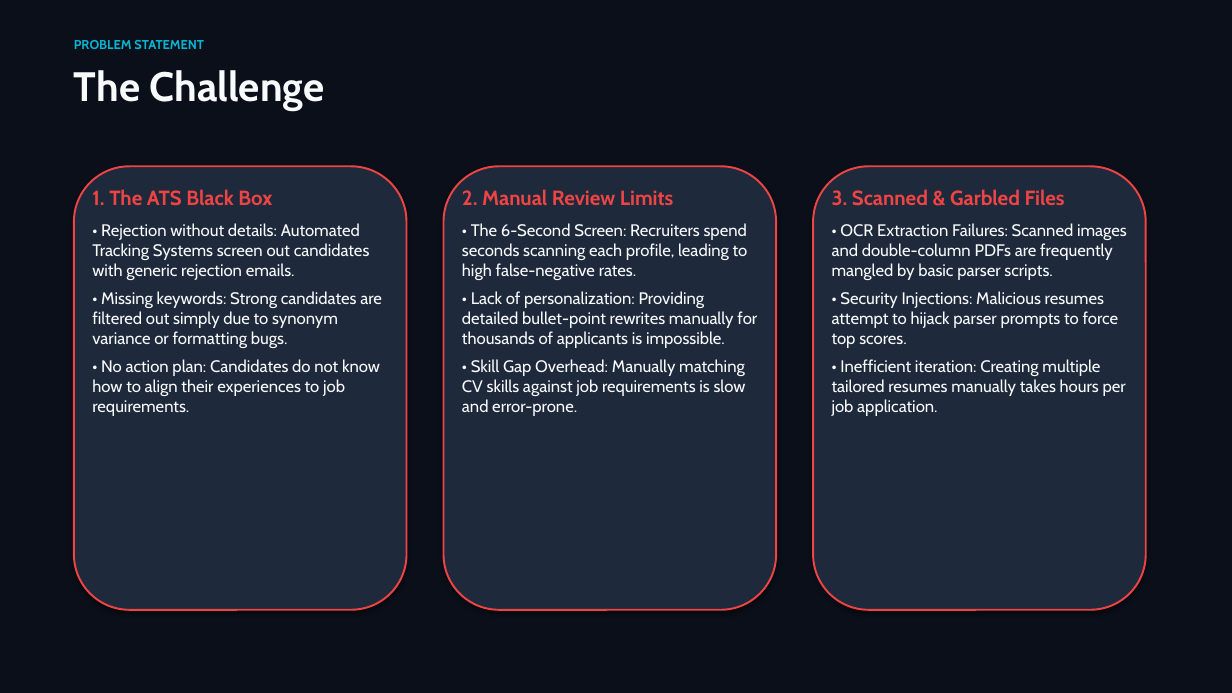
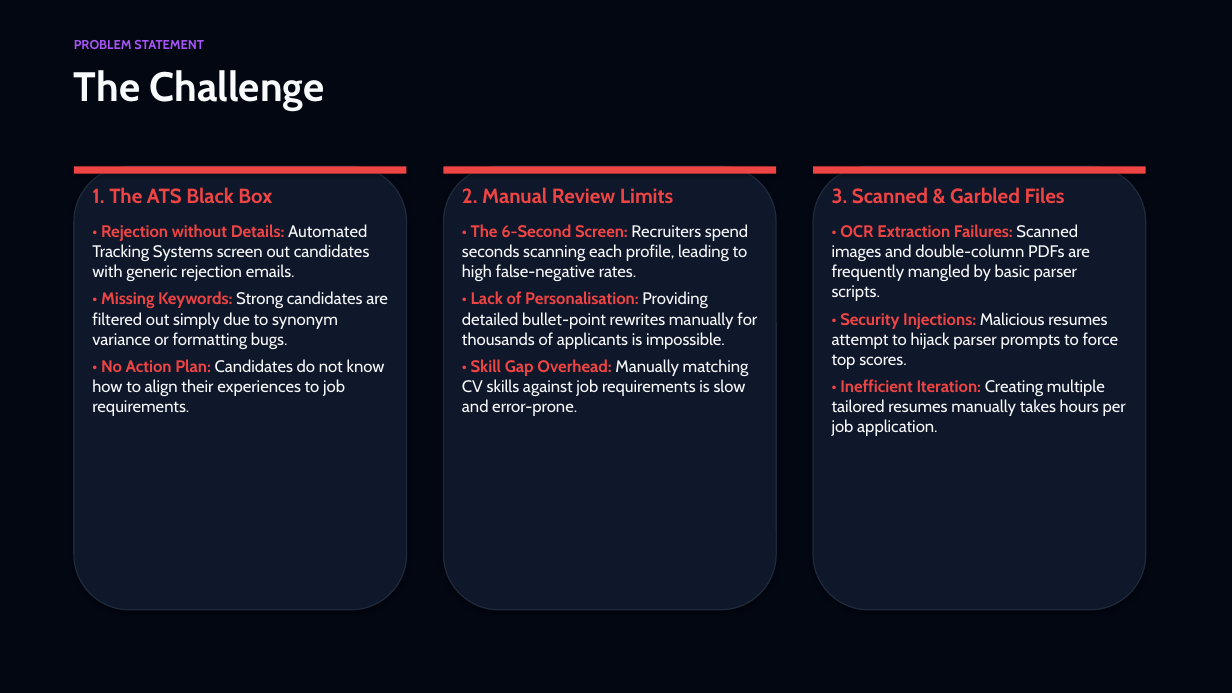
Before and after one commit to dharmrajv532-code/ResumeSensei, a slide deck: slide 3 of ResumeSensei_Presentation.pptx. Drawn at 1232x693 pixels with LibreOffice and Linux fonts; fonts in the diff are those of the drawing. Boxes give left, top, right and bottom in pixels: in the first picture for what was removed or moved away, otherwise in the second. Text is boxed around its words. In the diff, an @@ line names an element or a change of style, - is before the commit and + after.

```diff
--- a/ResumeSensei_Presentation.pptx
+++ b/ResumeSensei_Presentation.pptx
@@ background #0B0F19 to #030712 @@
@@ text "PROBLEM STATEMENT" at bbox=[74, 40, 204, 49]: text colour #06B6D4 to #A855F7 @@
@@ rectangle added at bbox=[74, 166, 407, 174], fill #EF4444 @@
@@ rectangle added at bbox=[444, 166, 776, 174], fill #EF4444 @@
@@ fill #1E293B to #0F172A; outline #EF4444 1.5 pt to #1E293B 1 pt in 3 elements at bbox=[74, 166, 407, 610], bbox=[444, 166, 776, 610], bbox=[813, 166, 1146, 610] @@
@@ rectangle added at bbox=[813, 166, 1146, 174], fill #EF4444 @@
@@ text at bbox=[92, 187, 272, 204]: more space between paragraphs @@
@@ text at bbox=[462, 187, 749, 416]: text colour #F8FAFC to #EF4444, bold on in "• The 6-Second Screen:", "• Skill Gap Overhead:"; more space between paragraphs @@
@@ text at bbox=[832, 187, 1119, 369]: text colour #F8FAFC to #EF4444, bold on in "• OCR Extraction Failures:", "• Security Injections:"; more space between paragraphs @@
@@ text at bbox=[92, 224, 388, 416]: text changed @@
-• Rejection without details: Automated Tracking Systems screen out candidates with generic rejection emails.
-• Missing keywords: Strong candidates are filtered out simply due to synonym variance or formatting bugs.
-• No action plan: Candidates do not know how to align their experiences to job requirements.
+• Rejection without Details: Automated Tracking Systems screen out candidates with generic rejection emails.
+• Missing Keywords: Strong candidates are filtered out simply due to synonym variance or formatting bugs.
+• No Action Plan: Candidates do not know how to align their experiences to job requirements.
@@ text at bbox=[462, 291, 757, 349]: text changed @@
-• Lack of personalization: Providing detailed bullet-point rewrites manually for thousands of applicants is impossible.
+• Lack of Personalisation: Providing detailed bullet-point rewrites manually for thousands of applicants is impossible.
@@ text at bbox=[832, 379, 1126, 436]: text changed @@
-• Inefficient iteration: Creating multiple tailored resumes manually takes hours per job application.
+• Inefficient Iteration: Creating multiple tailored resumes manually takes hours per job application.
```
Also in this commit, not shown: 19 other slides changed, 1 other file.
